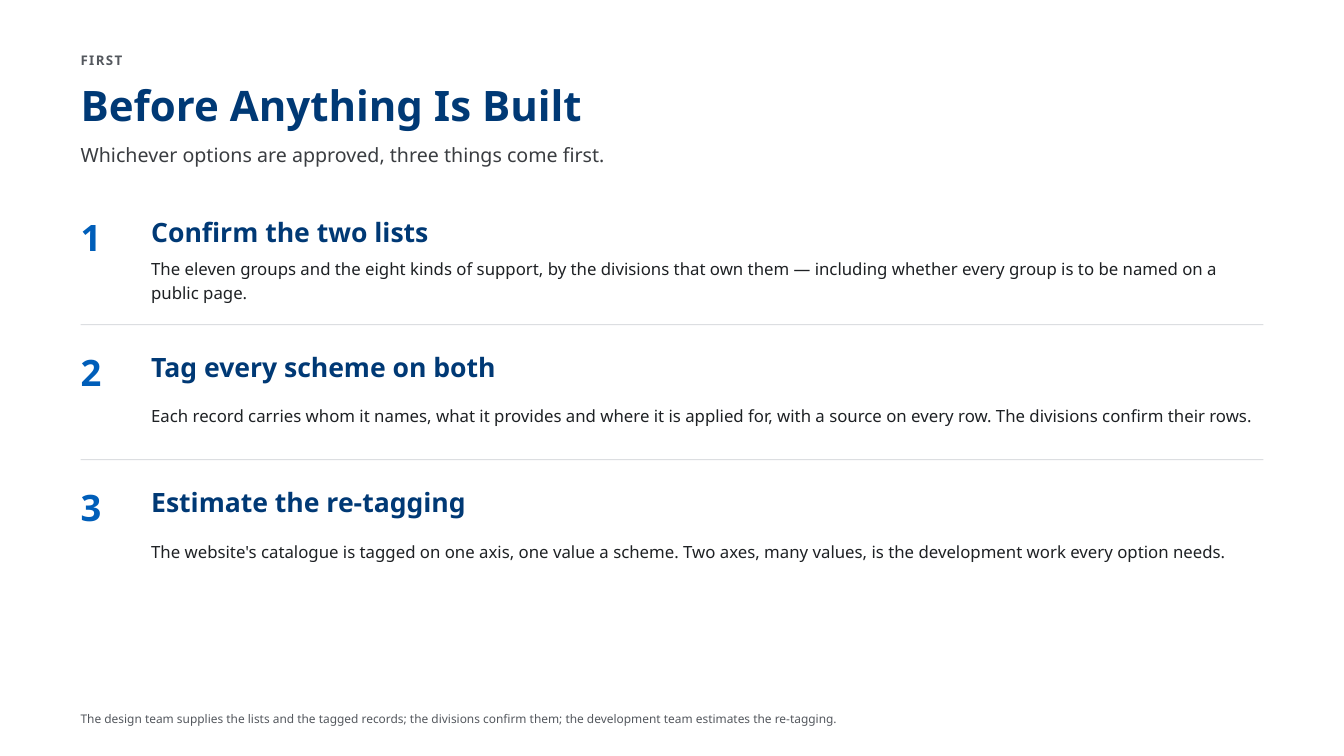
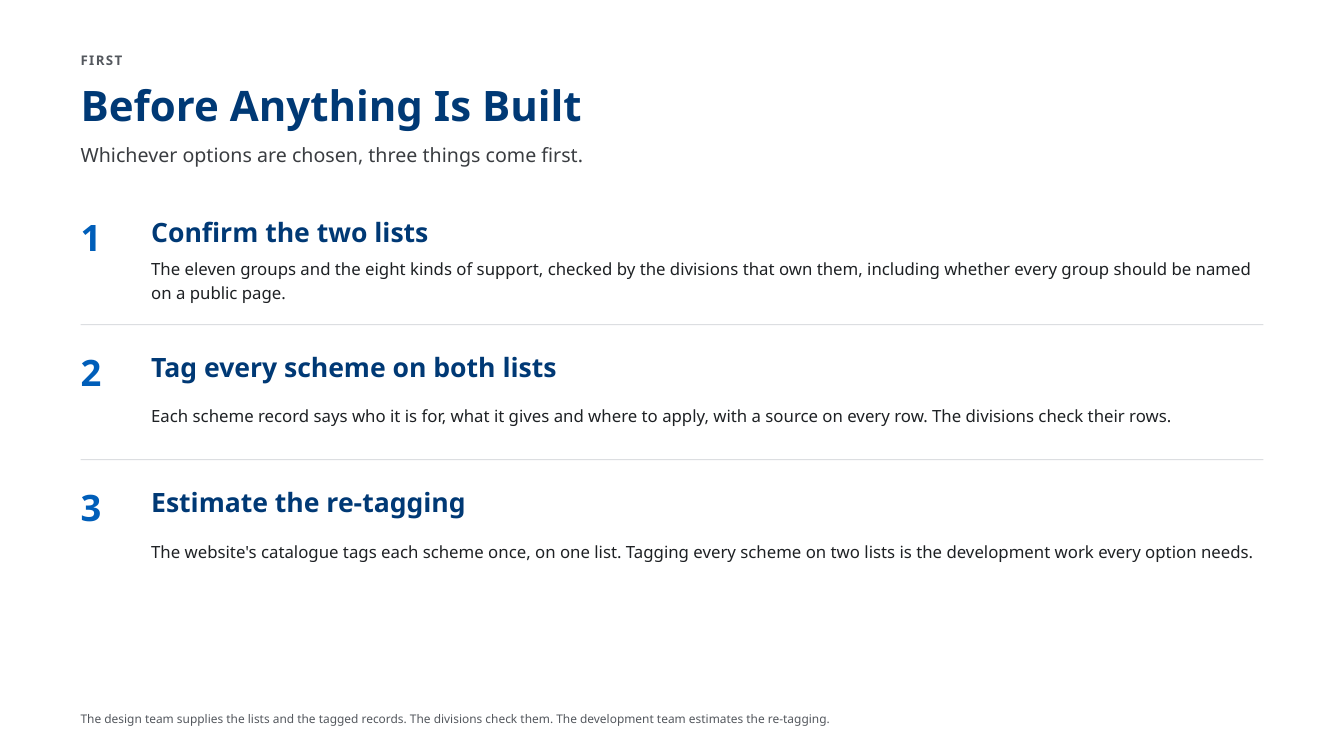
Before and after one commit to AkashShivanand/mosje, a slide deck: slide 11 of docs/plans/MoSJE-Service-Discovery-Options.pptx. Drawn at 1344x756 pixels with LibreOffice and Linux fonts; fonts in the diff are those of the drawing. Boxes give left, top, right and bottom in pixels: in the first picture for what was removed or moved away, otherwise in the second. Text is boxed around its words. In the diff, an @@ line names an element or a change of style, - is before the commit and + after.

Commit message:
feat(service-discovery): the deck in plain words, the earlier Schemes layouts, and a data-sources report
The option pages lose their verdicts, as the review asked: each says what
the option is, how it works and why it helps, in words a school-leaver can
read. The Two Questions answer shows both choices, three schemes with a
View details link each and no apply button, and one link to the Schemes
page filtered to the same answers. One Tap opens with a band for the one
portal or helpline the Department runs for the chosen group, where it has
one, with a link only where the site answered when checked. The scheme
type comes off every card and row: every scheme here is centrally backed.

The two Schemes-page options return to the layouts from before the review
with the review's asks applied — two filters, no counts, greyed filters,
paged results — reading every field from the master, with the row of
faces on one grid and a fixed label height so it aligns.

docs/research/service-discovery-data-sources.md is generated from the
master: every group, kind of support, portal, link and scheme with its
source, the link checks of 9 September, and what is still unverified.
Both before/after pages now carry their pictures inside the file. The
renderer draws a video's poster frame so the PDF shows every screen.

```diff
--- a/docs/plans/MoSJE-Service-Discovery-Options.pptx
+++ b/docs/plans/MoSJE-Service-Discovery-Options.pptx
@@ text at (x1=81, y1=147, x2=583, y2=167): text changed @@
-Whichever options are approved, three things come first.
+Whichever options are chosen, three things come first.
@@ text at (x1=151, y1=262, x2=1251, y2=303): text changed @@
-The eleven groups and the eight kinds of support, by the divisions that own them — including whether every group is to be named on a public page.
+The eleven groups and the eight kinds of support, checked by the divisions that own them, including whether every group should be named on a public page.
@@ text at (x1=151, y1=356, x2=557, y2=384): text changed @@
-Tag every scheme on both
+Tag every scheme on both lists
@@ text at (x1=151, y1=409, x2=1171, y2=426): text changed @@
-Each record carries whom it names, what it provides and where it is applied for, with a source on every row. The divisions confirm their rows.
+Each scheme record says who it is for, what it gives and where to apply, with a source on every row. The divisions check their rows.
@@ text at (x1=151, y1=545, x2=1253, y2=562): text changed @@
-The website's catalogue is tagged on one axis, one value a scheme. Two axes, many values, is the development work every option needs.
+The website's catalogue tags each scheme once, on one list. Tagging every scheme on two lists is the development work every option needs.
@@ text at (x1=81, y1=714, x2=830, y2=726): text changed @@
-The design team supplies the lists and the tagged records; the divisions confirm them; the development team estimates the re-tagging.
+The design team supplies the lists and the tagged records. The divisions check them. The development team estimates the re-tagging.
```
Also in this commit, not shown: 11 other slides changed, 59 other files.
